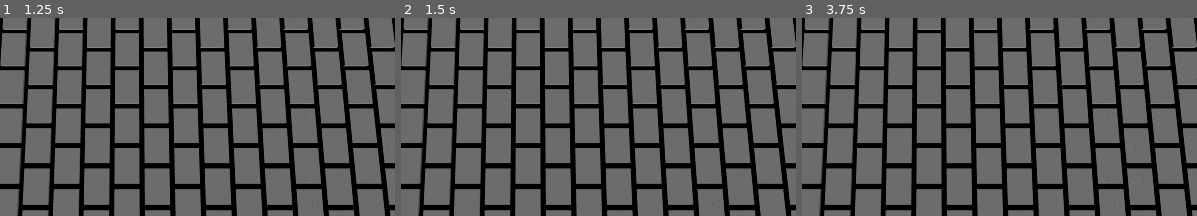
Above: before the commit, frames 1-3 (left to right).
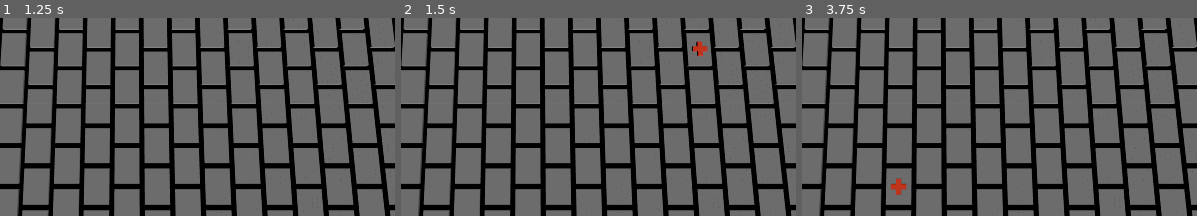
Above: after the commit, the same moments.

Repository: wangbinyq/prototypes
Game: Godot game, scene res://minecomb/mine.tscn
Two runs of this game, one before a commit and one after it. Both use one fixed random seed, a clock stepped at 60 frames per second and the inputs below.
Inputs (mouse positions are % of the whole screen's width and height, from its top left):
- Up to frame 1 (1.25 s): click "Refresh" at 0.5 s
- Up to frame 2 (1.5 s): tap Enter at 1.25 s; move the mouse to (72, 50) at 1.27 s; hold Right (ui_right) from 1.28 s (still down); click (72, 50) at 1.42 s
- Up to frame 3 (3.75 s): tap Space at 2, 3.5 s; move the mouse to (30, 62) at 2.02 s; release Right (ui_right) at 2.03 s; hold Left (ui_left) 2.03-2.78 s; click (30, 62) at 2.17 s; tap Enter at 2.75 s; move the mouse to (60, 31) at 2.77 s; hold Right (ui_right) from 2.78 s (still down); click (60, 31) at 2.92 s; move the mouse to (45, 79) at 3.52 s; click (45, 79) at 3.67 s
The pictures show only the part of the screen within x 34-83%, y 40-90%; the shares and areas given below are measured in that part.

Frame 1 is identical in both runs. In frame 2, 0.2% of the frame differs, in the area x 73-78%, y 11-20%; in frame 3, 0.2%, in the area x 22-27%, y 80-90%.

Commit message:
feat(minecomb): add cell state mutation and raycast-based cell selection
- implement _set method in Grid to allow cell state updates
- add try_get_hit_cell_index in GridVisualization for raycast hit detection
- integrate camera-based raycasting in Mine to enable cell selection via mouse
- update grid visualization after cell state changes

Diff:
--- a/minecomb/grid.gd
+++ b/minecomb/grid.gd
@@ -20,6 +20,11 @@
 	var index = int(property)
 	return states.get(index)
 
+func _set(property: StringName, value: Variant) -> bool:
+	var index = int(property)
+	states.set(index, int(value))
+	return true
+
 func get_cell_index(row: int, column: int) -> int:
 	return row * columns + column
 
--- a/minecomb/grid_visualization.gd
+++ b/minecomb/grid_visualization.gd
@@ -107,3 +107,20 @@
 			t.origin = pos
 			multimesh.set_instance_transform(block_offset + bi, t)
 			multimesh.set_instance_color(block_offset + bi, Color.WHITE * (coloration if altered else 0.5))
+
+func try_get_hit_cell_index(origin: Vector3, direction: Vector3) -> int:
+	var p = origin - direction * (origin.y / direction.y)
+	var x: float = p.x + BLOCK_COLUMNS_PER_CELL / 2 + 1.5
+	x /= BLOCK_COLUMNS_PER_CELL + 1
+	x += (columns - 1) * 0.5
+	var c := floori(x)
+
+	var z: float = -p.z + BLOCK_ROWS_PER_CELL / 2.0 + 1.5
+	z /= BLOCK_ROWS_PER_CELL + 1
+	z += (rows - 1) * 0.5 + (c & 1) * 0.5 - 0.25
+	var r := floori(z)
+
+	var cell_index = grid.try_get_cell_index(r, c)
+	if cell_index > -1 && x - c > 1.0 / (BLOCK_COLUMNS_PER_CELL + 1) && z - r > 1.0 / (BLOCK_ROWS_PER_CELL + 1):
+		return cell_index
+	return -1
--- a/minecomb/mine.gd
+++ b/minecomb/mine.gd
@@ -7,12 +7,15 @@
 @export var mesh: Mesh
 @export var material: Material
 
+
 var grid_visualization: GridVisualization
 var grid: Grid
+var camera: Camera3D
 
 func _ready() -> void:
 	var vp = get_viewport()
 	vp.msaa_3d = Viewport.MSAA_8X
+	camera = vp.get_camera_3d()
 
 func _enter_tree() -> void:
 	grid = Grid.new(rows, columns)
@@ -29,8 +32,18 @@
 		_enter_tree()
 	var fps = Engine.get_frames_per_second()
 	fps_text.text = "FPS: " + str(fps)
-	grid_visualization.update()
 
 func _on_button_pressed() -> void:
 	_exit_tree()
 	_enter_tree()
+
+func _input(event: InputEvent) -> void:
+	if event is InputEventMouseButton:
+		if event.button_index == MOUSE_BUTTON_LEFT:
+			var pos = event.position
+			var origin = camera.project_ray_origin(pos)
+			var direction = camera.project_ray_normal(pos)
+			var cell_index = grid_visualization.try_get_hit_cell_index(origin, direction)
+			if cell_index > -1:
+				grid[str(cell_index)] = CellState.MARKED_SURE
+				grid_visualization.update()
